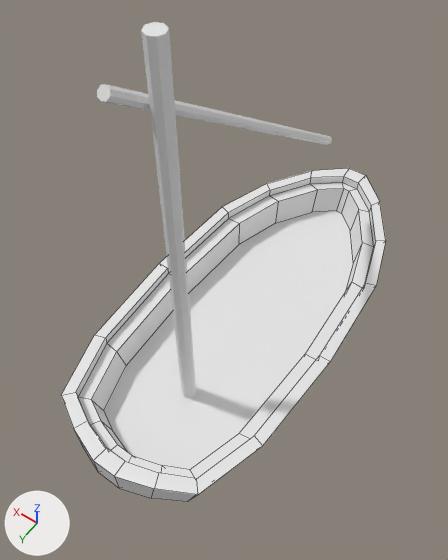
Renders of the FBX model main/CannonGame/Assets/Art/Models/Mesh/small_ship.fbx from each side of a commit.
Before and after are seen from a 50 mm lens placed at (-3.63, 5.45, 10.38), pointed at (-0.06, 0.46, 2.52). Lighting does not change. The marker at lower left points along +X, +Y and +Z. Mesh edges are drawn as thin lines on the coarser meshes.

The first picture shows 'Hull', 'Mast'.
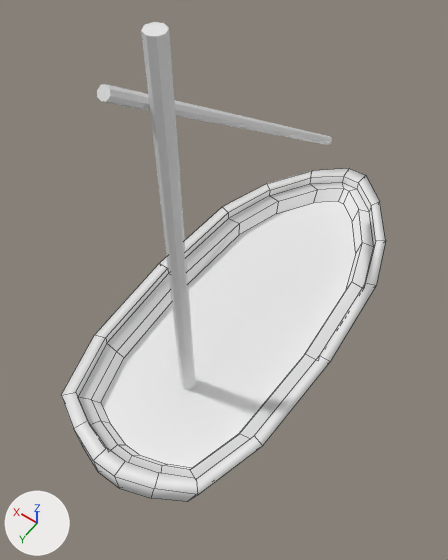
Edits to the scene script, one JSON object a line:
```json
{"block": "me_cube_001", "where": "me_cube_001.from_pydata(...)  # 156 vertices, 147 faces; spans x -1.91..1.91, y -4.71..3.58, z -0.89..1.01"}
{"block": "me_cube_001", "where": "# used by ob_hull; location = (0.0, 0.0, 0.0)"}
{"block": "me_cube_001", "change": "me_cube_001 part 1: all 18 vertices in x -1.37..1.37, y -4.08..2.98, z 0.25..0.27 are moved by (0.0, 0.0, 0.3)"}
{"block": "me_cube_001", "change": "me_cube_001 part 2: edges marked sharp go from 284 to 18"}
```

Boxes (x1, y1, x2, y2) around the edits, measured in the pictures (448 x 560 px; the box of a moved part takes in the faces that stretch with it):
```json
{"part": 1, "of": "me_cube_001", "change": "moved or reshaped", "before": [92, 188, 362, 470], "after": [92, 188, 362, 470]}
{"part": 2, "of": "me_cube_001", "change": "shading changed", "before": [61, 168, 386, 502], "after": [61, 168, 386, 502]}
```
